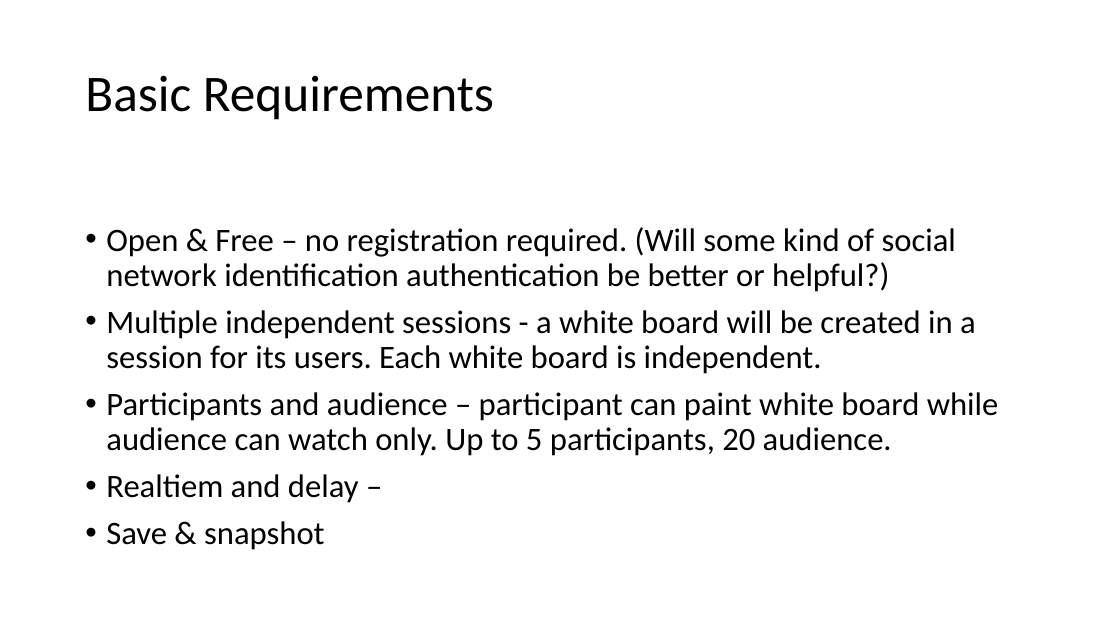
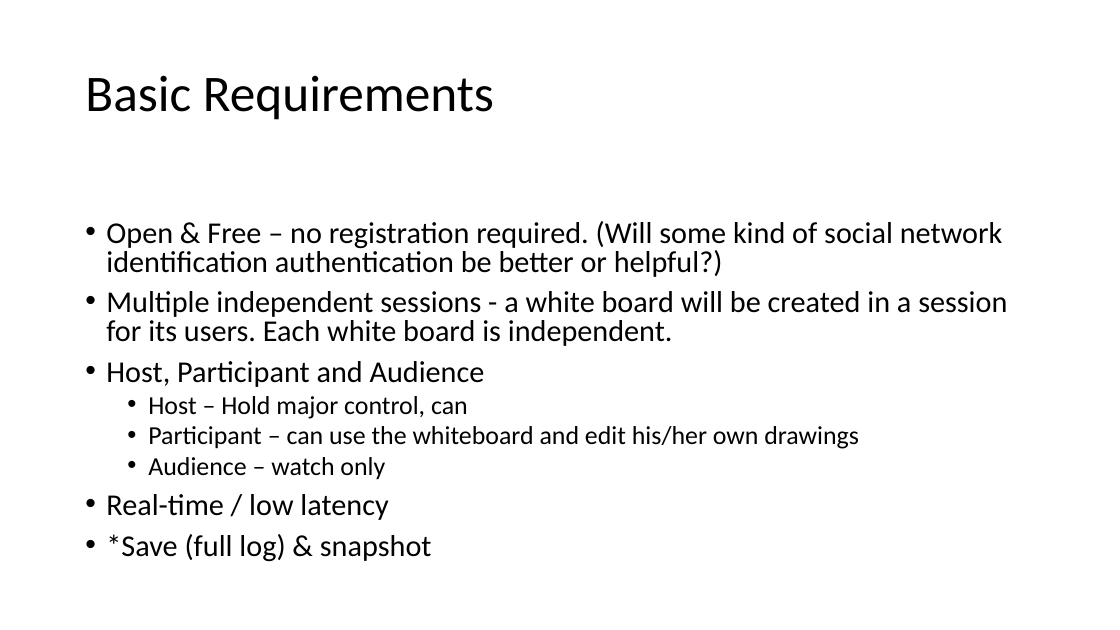
Before and after one commit to quarkli/gatherhub, a slide deck: slide 4 of doc/Design Note - Teleboard.pptx (slide 3 before the commit). Drawn at 1120x630 pixels with LibreOffice and Linux fonts; fonts in the diff are those of the drawing. Boxes give left, top, right and bottom in pixels: in the first picture for what was removed or moved away, otherwise in the second. Text is boxed around its words. In the diff, an @@ line names an element or a change of style, - is before the commit and + after.

```diff
--- a/doc/Design Note - Teleboard.pptx
+++ b/doc/Design Note - Teleboard.pptx
@@ text at (106,221,1007,346): size 28 to 25.9 pt in "Open & Free – no registration required. ...", "Multiple independent sessions - a white board ..."; line spacing 0.9 to 0.8 @@
@@ text at (106,361,859,562): text changed; size 28 to 22.2 pt @@
-• Participants and audience – participant can paint white board while audience can watch only. Up to 5 participants, 20 audience.
-• Realtiem and delay –
-• Save & snapshot
+• Host, Participant and Audience
+  • Host – Hold major control, can
+  • Participant – can use the whiteboard and edit his/her own drawings
+  • Audience – watch only
+• Real-time / low latency
+• *Save (full log) & snapshot
```
Also in this commit, not shown: 2 other slides changed, 1 slide added.
